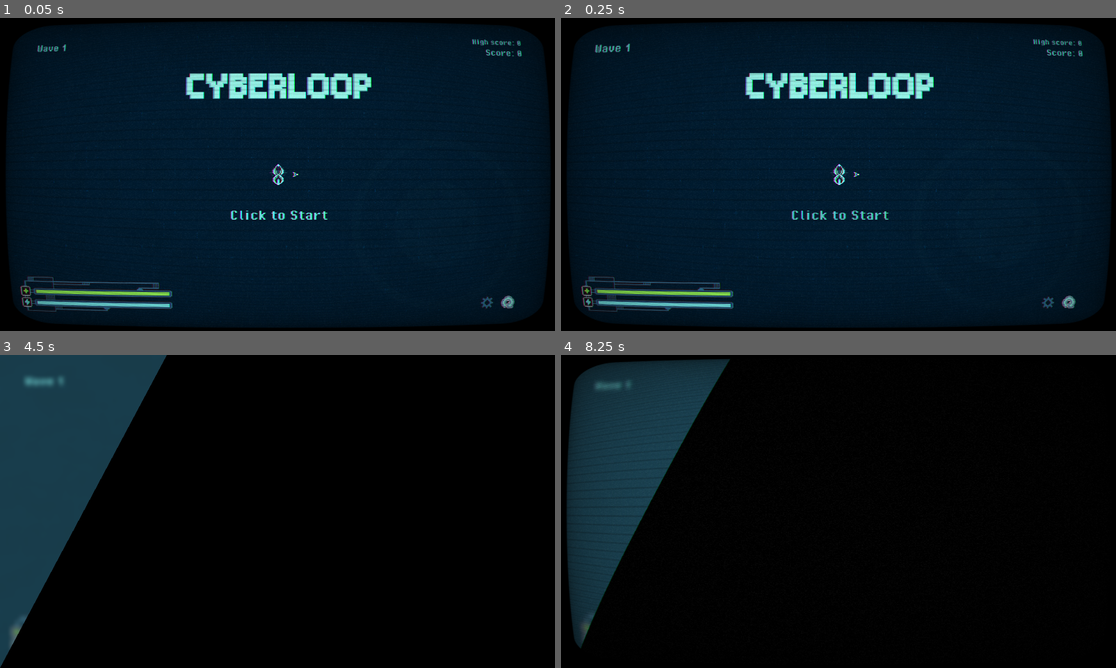
Above: before the commit, frames 1-4 (two rows, left to right).
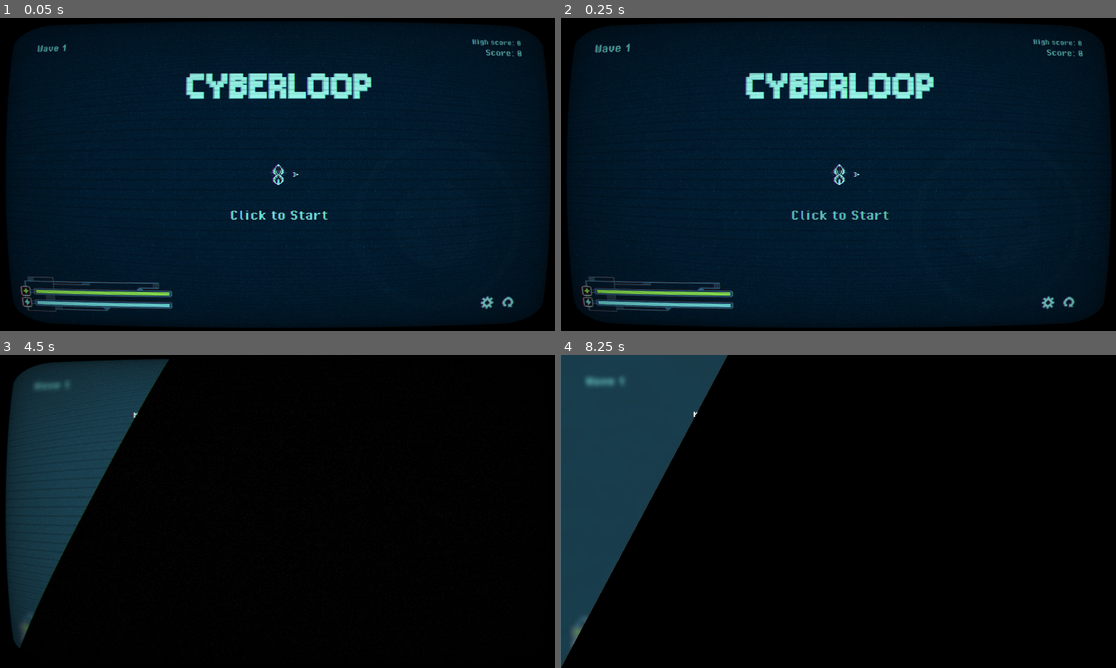
Above: after the commit, the same moments.

Repository: 20akshay00/cyberloop
Game: Godot game, scene res://scenes/world.tscn
Same seed, same stepped clock (60 frames per second), same inputs: the game is played once before the commit and once after it.
Inputs (mouse positions are in pixels of both pictures, inside the frame that each line leads up to; where the layout moved, square brackets give the same spot in the first picture):
- Up to frame 1 (0.05 s): no input
- Up to frame 2 (0.25 s): no input
- Up to frame 3 (4.5 s): click (516, 642) at 0.5 s; click (516, 642) at 1.25 s; click (516, 642) at 2 s; click (493, 642) at 2.75 s; click "CRT overlay" at 3.5 s; click (277, 621) at 4.25 s, where only the run after the commit has a clickable "Reset to default"
- Up to frame 4 (8.25 s): click (771, 586) [771, 599] at 5 s; click (838, 586) [838, 599] at 5.75 s; click (905, 586) [905, 599] at 6.5 s; tap Enter at 7.25, 8 s; move the mouse to (960, 495) at 7.27 s; hold Right (ui_right) 7.28-8 s; click (960, 495) at 7.35 s; drag from (727, 527) to (810, 574) at 8.02 s

The runs differ from the first frame. In frame 1, 0.1% of the frame differs, in the area x 86-93%, y 88-94%; in frame 2, 0.1%; in frame 3, 4.1%; in frame 4, 4.1%, in the area x 0-31%, y 0-100%.

Commit message:
add reset to defaults

Diff:
--- a/scenes/settings.tscn
+++ b/scenes/settings.tscn
@@ -87,7 +87,7 @@
 theme_override_font_sizes/font_size = 32
 text = "Music"
 
-[node name="HSlider" type="HSlider" parent="VBoxContainer/VolumeControls/Music"]
+[node name="MusicSlider" type="HSlider" parent="VBoxContainer/VolumeControls/Music"]
 custom_minimum_size = Vector2(650, 0)
 layout_mode = 2
 size_flags_horizontal = 8
@@ -110,7 +110,7 @@
 theme_override_font_sizes/font_size = 32
 text = "SFX"
 
-[node name="HSlider" type="HSlider" parent="VBoxContainer/VolumeControls/SFX"]
+[node name="SFXSlider" type="HSlider" parent="VBoxContainer/VolumeControls/SFX"]
 custom_minimum_size = Vector2(650, 0)
 layout_mode = 2
 size_flags_horizontal = 8
@@ -226,7 +226,7 @@
 text = "Visuals"
 horizontal_alignment = 1
 
-[node name="CheckBox" type="CheckBox" parent="VBoxContainer/Visuals"]
+[node name="CRTCheckBox" type="CheckButton" parent="VBoxContainer/Visuals"]
 layout_mode = 2
 theme_override_constants/h_separation = 20
 theme_override_fonts/font = ExtResource("1_5p8wc")
@@ -293,10 +293,27 @@
 texture_normal = ExtResource("3_6wm04")
 stretch_mode = 5
 
+[node name="HSeparator4" type="HSeparator" parent="VBoxContainer"]
+modulate = Color(1, 1, 1, 0)
+layout_mode = 2
+theme_override_constants/separation = 30
+
+[node name="ResetButton" type="Button" parent="VBoxContainer"]
+layout_mode = 2
+focus_mode = 0
+theme_override_colors/font_hover_pressed_color = Color(0.403922, 0.776471, 0.776471, 1)
+theme_override_colors/font_hover_color = Color(0.403922, 0.776471, 0.776471, 1)
+theme_override_colors/font_pressed_color = Color(0.240952, 0.54577, 0.546294, 1)
+theme_override_fonts/font = ExtResource("1_5p8wc")
+theme_override_font_sizes/font_size = 32
+text = "Reset to default"
+flat = true
+
 [connection signal="value_changed" from="VBoxContainer/Sensitivity/MouseSensitivity/MouseSlider" to="." method="_on_mouse_slider_value_changed"]
 [connection signal="value_changed" from="VBoxContainer/Sensitivity/RotationSensitivity/RotationSlider" to="." method="_on_rotation_slider_value_changed"]
 [connection signal="value_changed" from="VBoxContainer/Sensitivity/AccSensitivity/AccSlider" to="." method="_on_acc_slider_value_changed"]
-[connection signal="toggled" from="VBoxContainer/Visuals/CheckBox" to="." method="_on_check_box_toggled"]
+[connection signal="toggled" from="VBoxContainer/Visuals/CRTCheckBox" to="." method="_on_check_box_toggled"]
 [connection signal="toggled" from="VBoxContainer/ControlScheme/Buttons/MouseButton" to="." method="_on_mouse_button_toggled"]
 [connection signal="toggled" from="VBoxContainer/ControlScheme/Buttons/KeyboardButton" to="." method="_on_keyboard_button_toggled"]
 [connection signal="toggled" from="VBoxContainer/ControlScheme/Buttons/ControllerButton" to="." method="_on_controller_button_toggled"]
+[connection signal="pressed" from="VBoxContainer/ResetButton" to="." method="_on_reset_button_pressed"]
--- a/scenes/world.tscn
+++ b/scenes/world.tscn
@@ -15,6 +15,7 @@
 [ext_resource type="Texture2D" uid="uid://douaksfsgn5wr" path="res://assets/art/health_stamina_bar_frame_v1.png" id="7_i7141"]
 [ext_resource type="PackedScene" uid="uid://0287u7bkbm56" path="res://scenes/proximity_mine.tscn" id="8_7r4gi"]
 [ext_resource type="FontFile" uid="uid://cmmi1q3juj7cv" path="res://assets/fonts/PixelOperator-Bold.ttf" id="8_lakw3"]
+[ext_resource type="Texture2D" uid="uid://b5r80tma1wekj" path="res://assets/art/settings_alt.png" id="8_oo54l"]
 [ext_resource type="Texture2D" uid="uid://b7agburjl2awr" path="res://assets/art/cyberlooop_title_v1.png" id="9_dss4m"]
 [ext_resource type="PackedScene" uid="uid://dmr0fcamx7t56" path="res://addons/virtual_joystick/virtual_joystick_scene.tscn" id="10_pm21f"]
 [ext_resource type="PackedScene" uid="uid://1yd7cnuk8exk" path="res://scenes/settings.tscn" id="11_2lf6f"]
@@ -103,6 +104,8 @@
 custom_minimum_size = Vector2(50, 50)
 layout_mode = 2
 texture_normal = ExtResource("7_7iits")
+texture_pressed = ExtResource("8_oo54l")
+texture_hover = ExtResource("8_oo54l")
 stretch_mode = 5
 
 [node name="VSeparator" type="VSeparator" parent="UI/HBoxContainer"]
@@ -203,14 +206,14 @@
 visible = false
 modulate = Color(1, 1, 1, 0)
 
-[node name="Parallax2D" type="Parallax2D" parent="."]
+[node name="Background" type="Parallax2D" parent="."]
 scroll_offset = Vector2(272, 171)
 repeat_size = Vector2(960, 960)
 repeat_times = 3
 metadata/_edit_group_ = true
 metadata/_edit_lock_ = true
 
-[node name="Sprite2D" type="Sprite2D" parent="Parallax2D"]
+[node name="Sprite2D" type="Sprite2D" parent="Background"]
 texture_repeat = 2
 texture = ExtResource("2_4mrxx")
 centered = false
--- a/scripts/Config.gd
+++ b/scripts/Config.gd
@@ -4,11 +4,12 @@
 var arena_xbound: float = 3800.
 var arena_ybound: float = 3800.
 
+var default_config: PlayerConfig = null
 var config: PlayerConfig = null
 
 func _ready() -> void:
 	platform_mobile = true if (OS.get_name() == "Android" or OS.has_feature("web_android") or OS.has_feature("web_ios")) else false
-	var default_config: PlayerConfig = load("res://default_player_config.tres")
+	default_config = load("res://default_player_config.tres")
 	config = load("user://player_config.tres") if(ResourceLoader.exists("user://player_config.tres")) else default_config.duplicate()
 
 	if platform_mobile: config.control_scheme = PlayerConfig.CONTROL_SCHEMES.TOUCHSCREEN
@@ -17,10 +18,8 @@
 	ResourceSaver.save(config, "user://player_config.tres")
 
 func reset() -> void:
-	var default_config: PlayerConfig = load("res://default_player_config.tres")
 	config = default_config.duplicate()
 	if platform_mobile: config.control_scheme = PlayerConfig.CONTROL_SCHEMES.TOUCHSCREEN
-
 	save()
 
 func _get(property):
--- a/scripts/droid.gd
+++ b/scripts/droid.gd
@@ -1,17 +1,16 @@
 extends CharacterBody2D
 class_name Droid
 
-@export_subgroup("Visuals")
+@export var projectile_scene: PackedScene
 @export var fall_animation_config: FallAnimationConfig
 
 @onready var shoot_timer = $ShootTimer
-@export var projectile_scene: PackedScene
+var _death_tween: Tween = null
 
 var target: Player = null
 var dir: Vector2 = Vector2.ZERO
 
-var _death_tween: Tween = null
-var _is_active = true
+var _is_active: bool = true
 
 func _ready() -> void:
 	modulate.a = 0.
--- a/scripts/player.gd
+++ b/scripts/player.gd
@@ -14,12 +14,12 @@
 @export_subgroup("Handling")
 @export var MIN_SPEED: float = 700.0
 @export var MAX_SPEED: float = 2500.0
-@export var ROTATION_SPEED: float = 10.0 # radians per second
+@export var ROTATION_SPEED: float = 1.1 # radians per second
 
 @export var CURSOR_DEADZONE: float = 10.0
 
 @export_subgroup("Trail", "POWER_")
-@export var POWER_DRAIN_RATE: float = 0.0005 / 5
+@export var POWER_DRAIN_RATE: float = 1e-4
 @export var POWER_RECHARGE_VELOCITY: float = 2200.
 @export var POWER_RECHARGE_RATE: float = 0.275
 
@@ -141,7 +141,7 @@
 
 func _update_transform(delta: float) -> void:
 	var _target_rot = _mouse_dir.angle() + PI / 2
-	rotation = lerp_angle(rotation, _target_rot, ROTATION_SPEED * delta)
+	rotation = lerp_angle(rotation, _target_rot, 1.0 - pow(0.001, delta * ROTATION_SPEED))
 
 	var speed = MIN_SPEED + min(_mouse_distance * Config.cursor_sensitivity * camera.zoom.x, MAX_SPEED - MIN_SPEED)
 	velocity = Vector2(cos(rotation - PI / 2), sin(rotation - PI / 2)) * speed
@@ -165,7 +165,7 @@
 	if _is_drawing:
 		_trail.add_point(global_position)
 		if _trail.get_point_count() > 2:
-			power -= (global_position - _prev_pos).length() * POWER_DRAIN_RATE
+			power -= velocity.length() * delta * POWER_DRAIN_RATE
 			if power < 0.:
 				power_empty_sound.play()
 				power = 0.
@@ -205,12 +205,12 @@
 	power_charging_sound.stop()
 
 	Utils.play_fall_animation(self, _death_tween)
+	damage(2)
 
 	# state
 	_is_active = false
 
 func on_fall_completed() -> void:
-	damage(2)
 	respawn()
 
 func respawn() -> void:
@@ -281,3 +281,7 @@
 
 func is_vulnerable() -> bool:
 	return _trail.get_point_count() > 10 and velocity.length() > 1100.
+
+func _notification(what):
+	if what == NOTIFICATION_PAUSED:
+		_on_draw_release()
--- a/scripts/settings.gd
+++ b/scripts/settings.gd
@@ -11,7 +11,10 @@
 @onready var rotation_slider: HSlider = $VBoxContainer/Sensitivity/RotationSensitivity/RotationSlider
 @onready var acc_slider: HSlider = $VBoxContainer/Sensitivity/AccSensitivity/AccSlider
 @onready var mouse_slider: HSlider = $VBoxContainer/Sensitivity/MouseSensitivity/MouseSlider
-@onready var check_box: CheckBox = $VBoxContainer/Visuals/CheckBox
+@onready var crt_check_box: CheckButton = $VBoxContainer/Visuals/CRTCheckBox
+
+@onready var music_slider: HSlider = $VBoxContainer/VolumeControls/Music/MusicSlider
+@onready var sfx_slider: HSlider = $VBoxContainer/VolumeControls/SFX/SFXSlider
 
 var button_map: Dictionary
 var tween: Tween
@@ -38,7 +41,7 @@
 	mouse_slider.value = Config.cursor_sensitivity
 	acc_slider.value = Config.acceleration_sensitivity
 	rotation_slider.value = Config.rotation_sensitivity
-	check_box.button_pressed = Config.crt_enabled
+	crt_check_box.button_pressed = Config.crt_enabled
 
 func _process(delta: float) -> void:
 	if Input.is_action_just_pressed("exit"):
@@ -102,3 +105,14 @@
 func _on_check_box_toggled(toggled_on: bool) -> void:
 	Config.crt_enabled = toggled_on
 	EventManager.crt_toggled.emit(toggled_on)
+
+func _on_reset_button_pressed() -> void:
+	Config.reset()
+	acc_slider.value = Config.acceleration_sensitivity
+	rotation_slider.value = Config.rotation_sensitivity
+	mouse_slider.value = Config.cursor_sensitivity
+	crt_check_box.button_pressed = Config.crt_enabled
+	_update_buttons(Config.control_scheme)
+
+	music_slider.value = 1.
+	sfx_slider.value = 1.
--- a/scripts/spawner.gd
+++ b/scripts/spawner.gd
@@ -114,7 +114,6 @@
 func _check_enemies() -> void:
 	$CheckTimer.start()
 
-
 func _start_enemy_spawn() -> void:
 	for i in enemy_count:
 		_spawn_enemy()
@@ -169,4 +168,3 @@
 func _on_check_timer_timeout() -> void:
 	if (enemies.get_child_count() == 0) and spawn_complete:
 		_change_wave()
-		#get_tree().create_timer(2).timeout.connect(func(): _change_wave())
--- a/scripts/trail.gd
+++ b/scripts/trail.gd
@@ -44,7 +44,7 @@
 	if intersect_idx >= 0:
 		shape_points = points.slice(intersect_idx, points.size() - 1)
 
-		if calculate_area(shape_points) > 5000:
+		if calculate_area(shape_points) > 6000:
 			if (Geometry2D.intersect_polygons(shape_points, spawn_area).size() == 0) and (Geometry2D.decompose_polygon_in_convex(shape_points).size() > 0):
 					var damage_area = damage_area_scene.instantiate()
 					damage_area.set_points(shape_points)
--- a/scripts/ui.gd
+++ b/scripts/ui.gd
@@ -60,10 +60,6 @@
 
 func set_score(score: int):
 	score_label.text = "Score: " + str(score)
-	#if score_tween: score_tween.kill()
-	#score_tween = get_tree().create_tween()
-	#score_tween.tween_property(score_label, "scale", Vector2(1.2, 1.2), 0.5)
-	#score_tween.tween_property(score_label, "scale", Vector2(1., 1.), 0.5)
 
 func set_wave(wave: int):
 	$WaveLabel.text = "Wave " + str(wave)
Binary file changed: assets/art/replay_hover_v1.png
Binary file changed: assets/art/replay_icon_v1.png
Binary file added: assets/art/settings_alt.png
Not shown, added: assets/art/settings_alt.png.import
Binary file changed: assets/art/settings_icon_v1.png
Not shown: 1 places in scenes/world.tscn that only renumber resources
